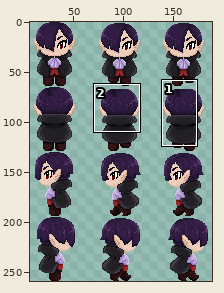
Edited in one commit: sprite sheet (Assets/Sprites/Characters/vampy/movement.png). The picture above shows the old version from afar; the outline marks the close-up.
Close-up. Earlier state:
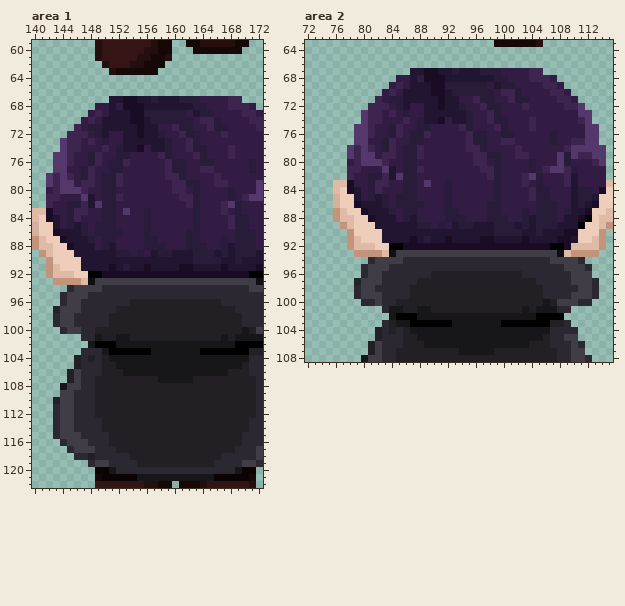
The file is 192x259 pixels. Pixels under 10% opacity are left out. Colours within 5 levels of each other are drawn and written as one. Shown: area 1: x 140..172, y 59..122; area 2: x 72..115, y 63..108. The wide view leaves out empty margins.
New version:
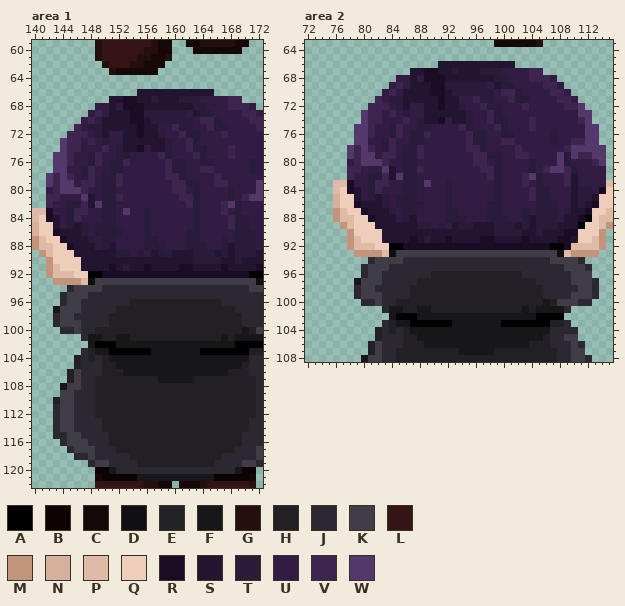
Palette (. is transparent): A #000000  B #0c0404  C #170808  D #100f12  E #171619e9  F #171619  G #240e0e  H #222025  J #2b2831  K #413d47  L #341415  M #c1947b  N #d5b09c  P #debaa7  Q #eecebb  R #190c24  S #221531  T #291b3a  U #331c43  V #3d2550  W #55386b
From the commit log: fixed vampy's upward movement. Added wolfy's movement animation
Edits made:
Area 1:
y 66: x 155..165 ........... -> SSSSSSSSSSS
y 97: x 143 E -> F
y 99: x 146 J -> K
y 100: x 145 K -> J
y 101: x 148 J -> F
y 103: x 148..149 JJ -> HF
y 115: x 144 K -> J
y 118: x 148 H -> K
Area 2:
y 66: x 91..101 ........... -> SSSSSSSSSSS
y 97: x 79 E -> F
y 101: x 108 J -> F
